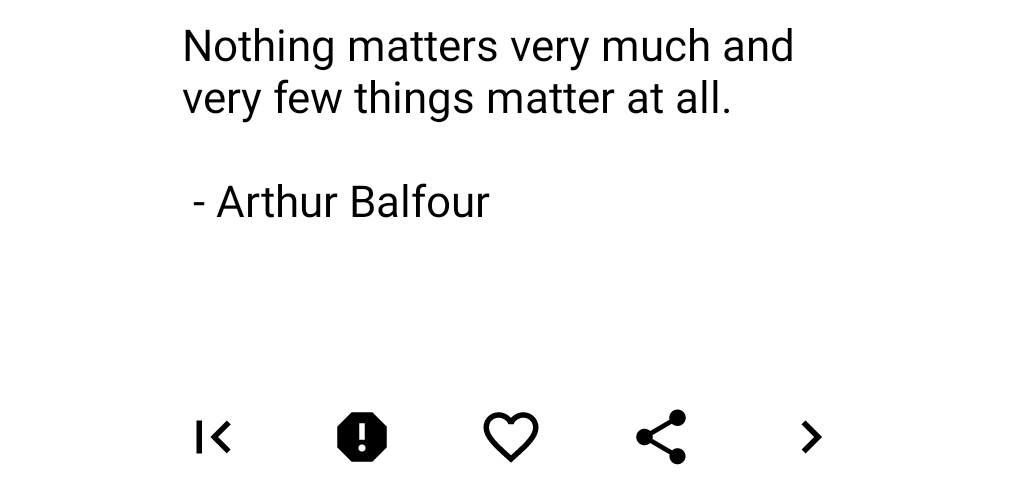
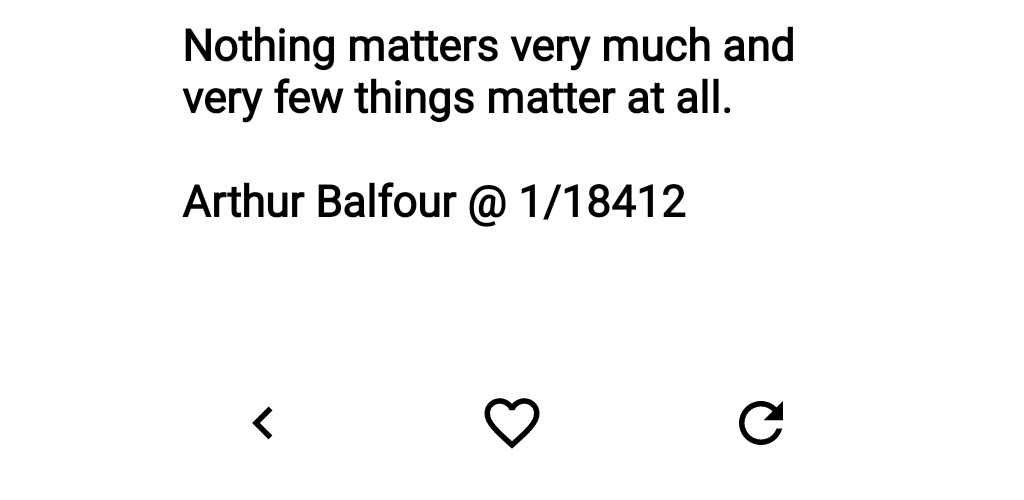
Two versions of the same layered image (1024x500). Layer-by-layer changes:
renamed "Pasted Layer" to "Quote__Unquote_ori_portrait.png", painted on it over <box>182,26,822,465</box>
